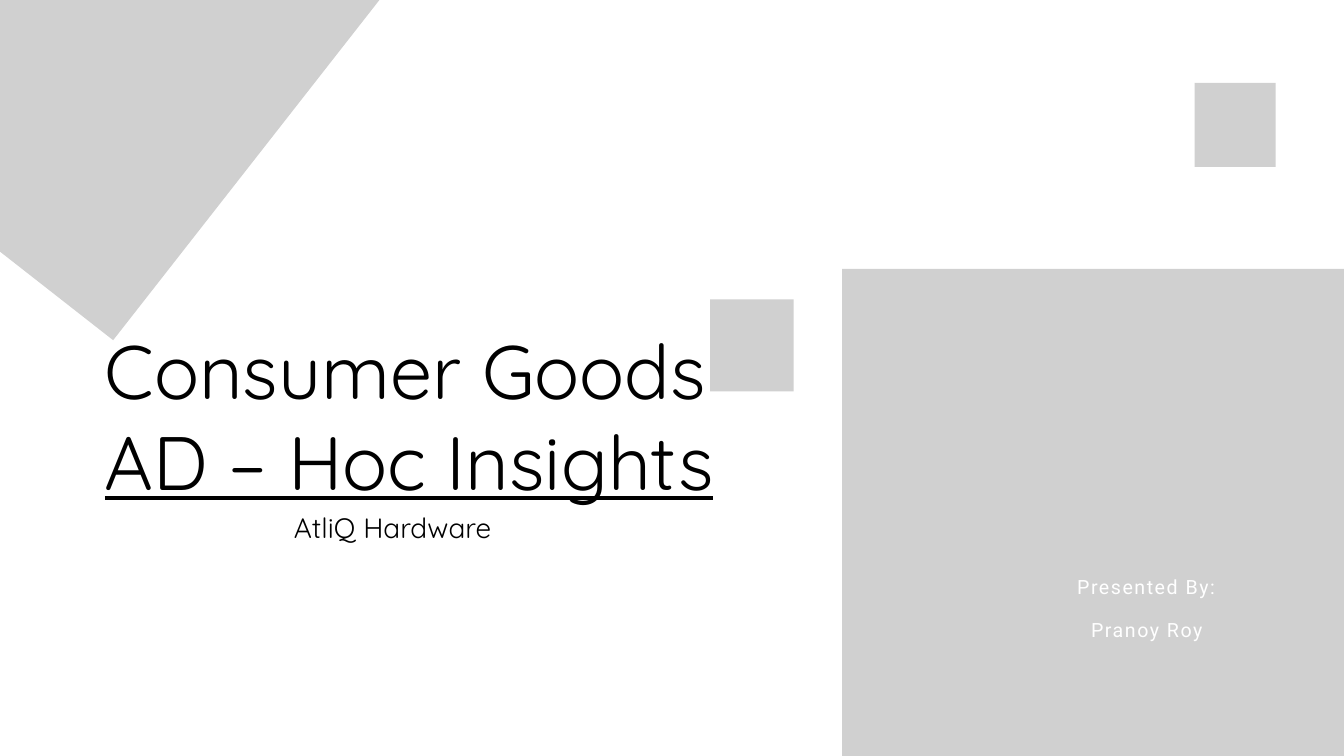
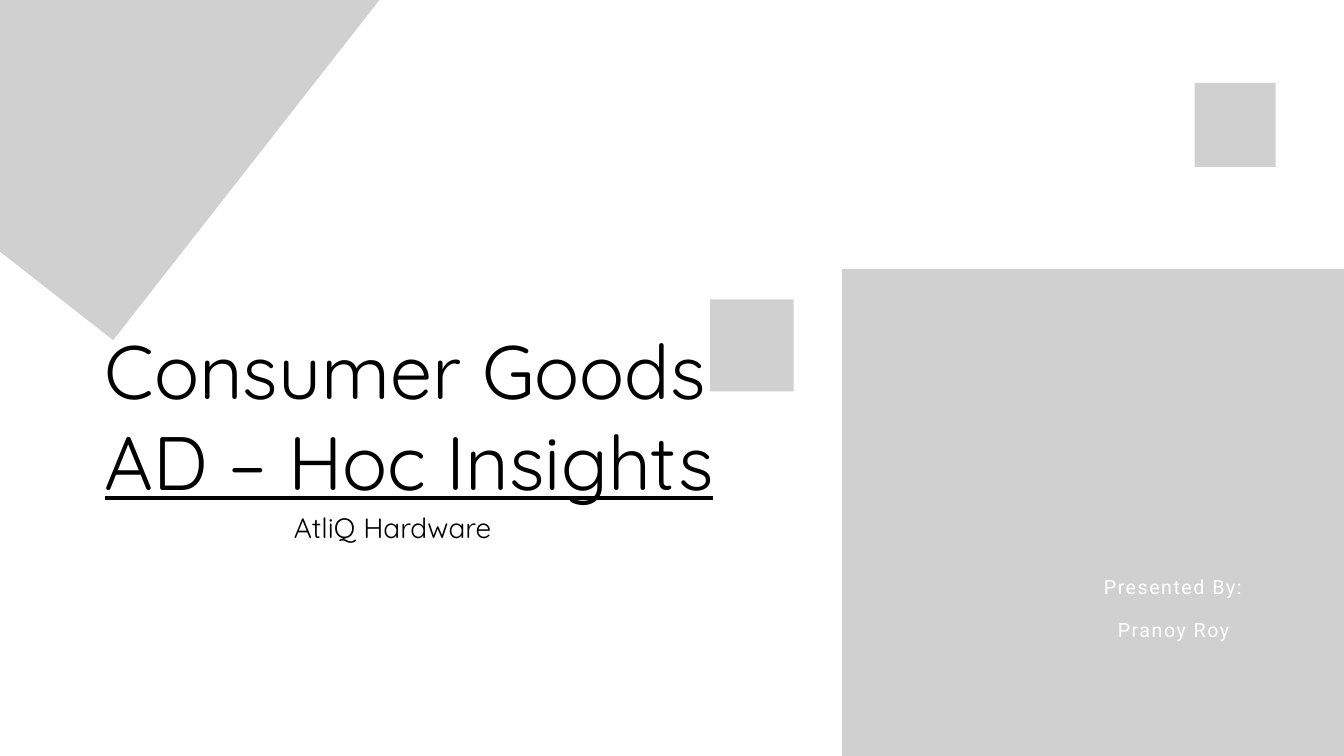
Before and after one commit to pranoy100/Consumer-Goods-AD_Hoc-Analysis--SQL-Project, a slide deck: slide 1 of Consumer Goods Analysis - SQL project.pptx. Drawn at 1344x756 pixels with LibreOffice and Linux fonts; fonts in the diff are those of the drawing; grey boxes stand for pictures. Boxes give left, top, right and bottom in pixels: in the first picture for what was removed or moved away, otherwise in the second. Text is boxed around its words. In the diff, an @@ line names an element or a change of style, - is before the commit and + after.

```diff
--- a/Consumer Goods Analysis - SQL project.pptx
+++ b/Consumer Goods Analysis - SQL project.pptx
@@ text "Presented By: Pranoy Roy" moved from (x1=1077, y1=580, x2=1215, y2=641) to (x1=1104, y1=580, x2=1241, y2=641) @@
```
Also in this commit, not shown: 4 slides added.
